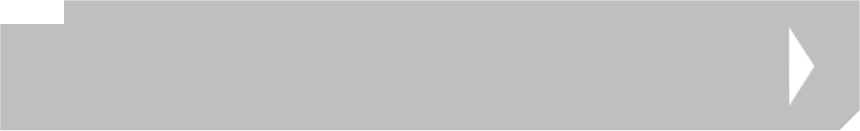
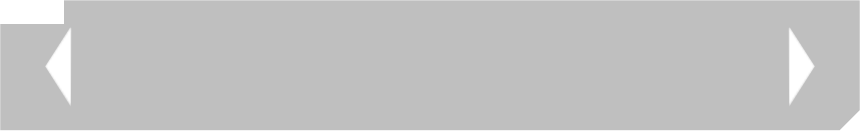
Comparing the layer stacks of the two 860px x 131px images. Changes:
added group "Arrows" with 3 layers above "stripes back" over [45, 27, 72, 106]
added layer "arrow L" in group "Arrows" over [45, 27, 72, 106]
